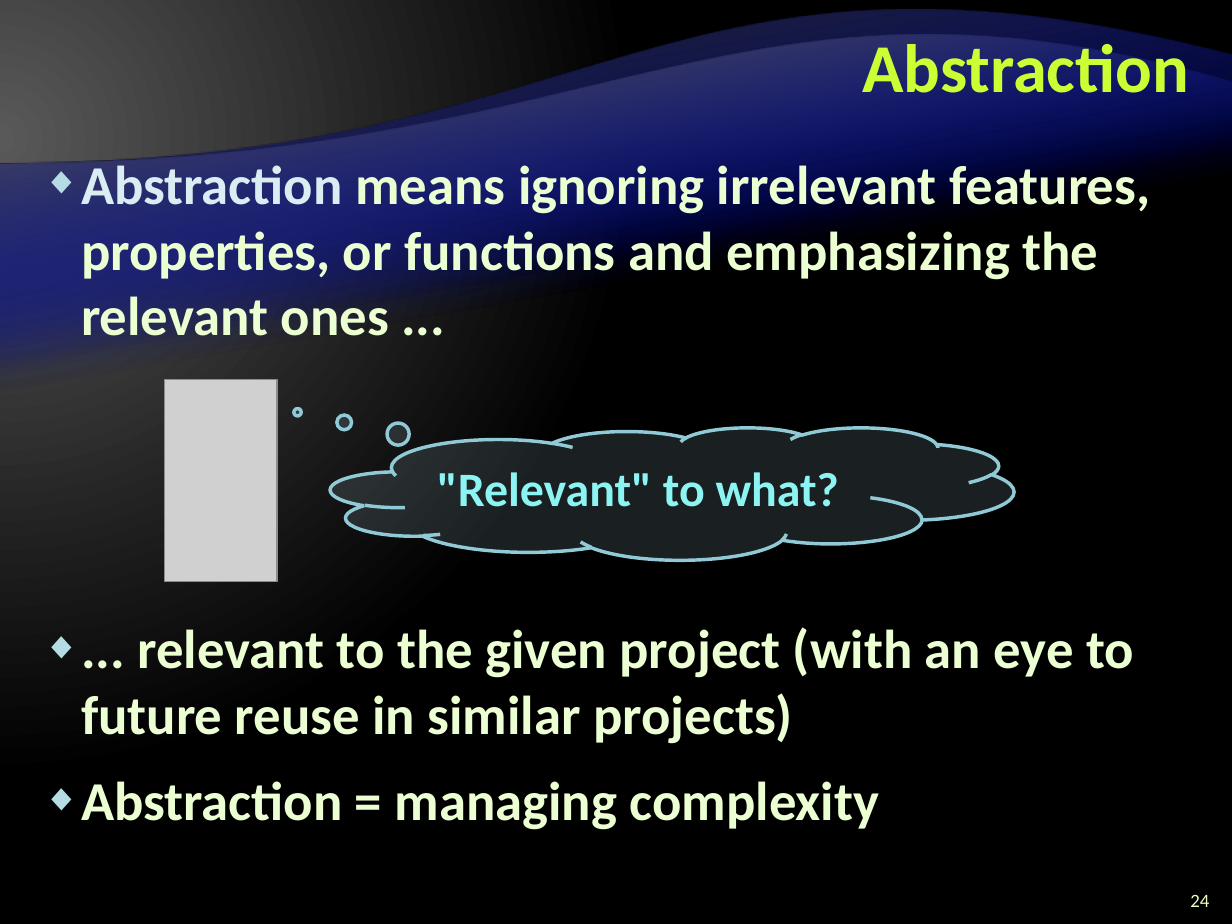
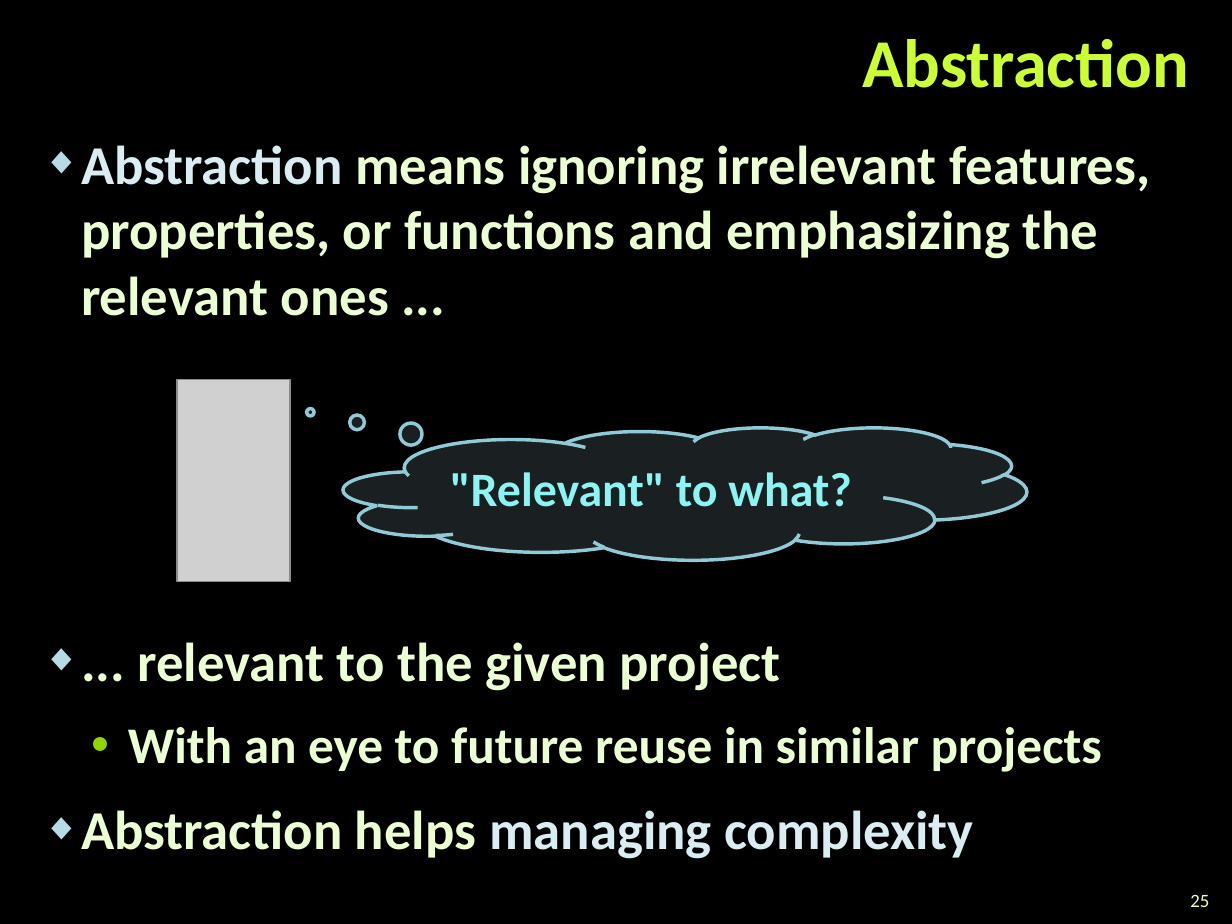
Before and after one commit to zlatkov/Telerik-Academy, a slide deck: slide 25 of C#OOP/Object-Oriented-Programming-Principles-Part-I.pptx (slide 24 before the commit). Drawn at 1232x924 pixels with LibreOffice and Linux fonts; fonts in the diff are those of the drawing; grey boxes stand for pictures; background and template pictures are left out. Boxes give left, top, right and bottom in pixels: in the first picture for what was removed or moved away, otherwise in the second. Text is boxed around its words. In the diff, an @@ line names an element or a change of style, - is before the commit and + after.

```diff
--- a/C#OOP/Object-Oriented-Programming-Principles-Part-I.pptx
+++ b/C#OOP/Object-Oriented-Programming-Principles-Part-I.pptx
@@ background gradient #595959 to #000000 to picture (left out) @@
@@ title "Abstraction" rewrapped from bbox=[862, 35, 1189, 93] to bbox=[862, 39, 1189, 88] @@
@@ freeform shape removed at bbox=[0, 55, 1232, 804] @@
@@ freeform shape removed at bbox=[0, 55, 1232, 804] @@
@@ freeform shape removed at bbox=[0, 83, 1232, 686] @@
@@ freeform shape removed at bbox=[0, 83, 1232, 686] @@
@@ text "Abstraction means ignoring irrelevant features, ...": place and size @@
-text "Abstraction means ignoring irrelevant features, ..." at bbox=[81, 158, 1150, 830]
+text "Abstraction means ignoring irrelevant features, ..." at bbox=[81, 145, 1150, 859]
@@ picture: place and size @@
-picture at bbox=[164, 379, 277, 582]
+picture at bbox=[177, 379, 291, 582]
@@ thought cloud ""Relevant" to what?": place and size @@
-thought cloud ""Relevant" to what?" at bbox=[330, 428, 1014, 559]
+thought cloud ""Relevant" to what?" at bbox=[344, 428, 1027, 559]
@@ text at bbox=[81, 642, 1102, 859]: text changed @@
-◆ ... relevant to the given project (with an eye to future reuse in similar projects)
-◆ Abstraction = managing complexity
+◆ ... relevant to the given project
+  • With an eye to future reuse in similar projects
+◆ Abstraction helps managing complexity
@@ page number at bbox=[1190, 895, 1209, 907]: text changed @@
-24
+25
```
Also in this commit, not shown: 41 other slides changed, 15 slides added, 2 slides removed, 37 other files.
